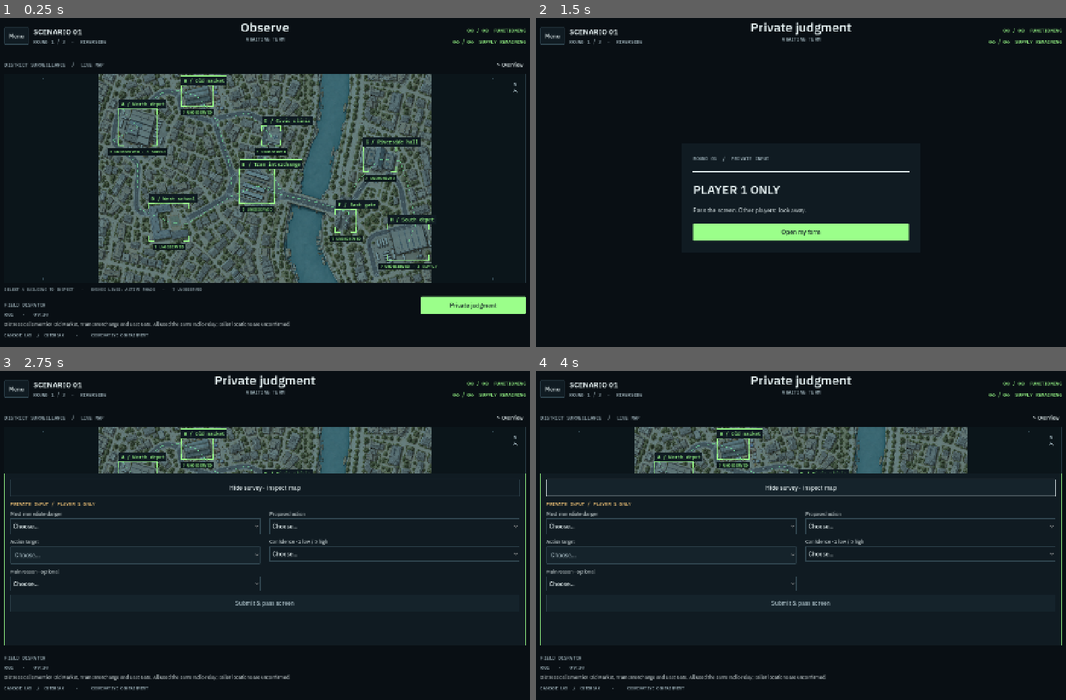
Above: before the commit, frames 1-4 (two rows, left to right).
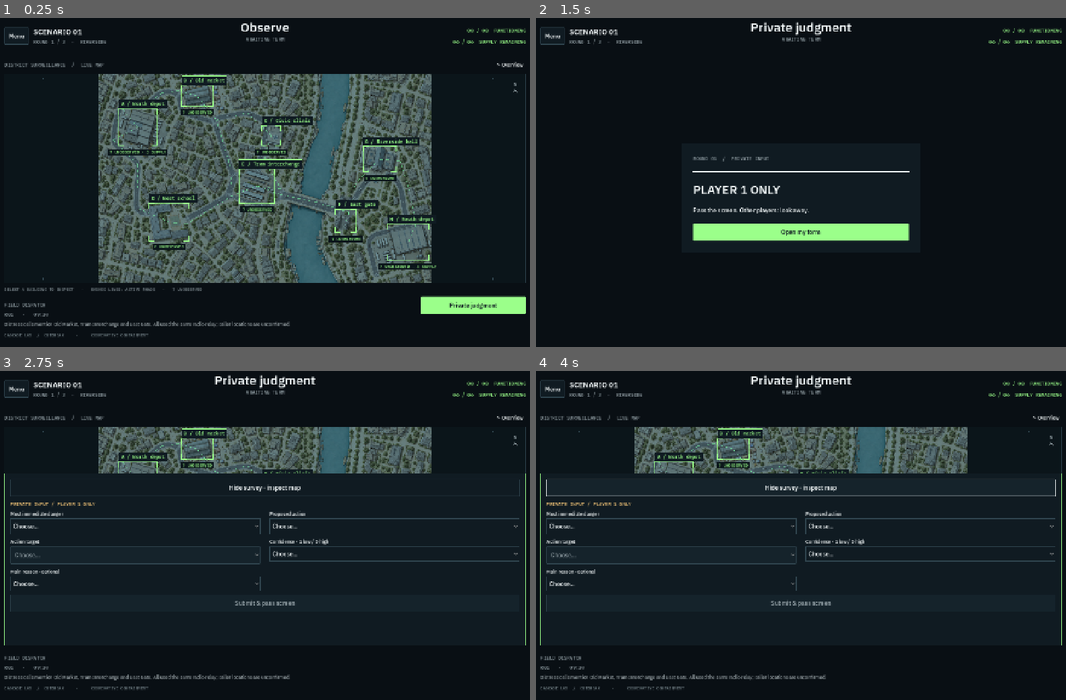
Above: after the commit, the same moments.

Repository: RenerLi16/Cascase-Lab
Game: Godot game, scene res://scenes/Main.tscn
Two runs of this game, one before a commit and one after it. Both use one fixed random seed, a clock stepped at 60 frames per second and the inputs below.
Inputs:
- Up to frame 1 (0.25 s): no input
- Up to frame 2 (1.5 s): click "↖ Overview" at 0.5 s; click "Private judgment" at 1.25 s
- Up to frame 3 (2.75 s): click "Open my form" at 2 s
- Up to frame 4 (4 s): click "Hide survey · inspect map" at 2.75 s; click "Expand survey · continue your…" at 3.5 s

The runs differ from the first frame. In frame 1, 1.1% of the frame differs, in the area x 0-98%, y 4-97%; in frame 2, 0.2%; in frame 3, 0.6%; in frame 4, 0.6%.

Commit message:
ui change: sharpen text

Diff:
--- a/scripts/ui/main.gd
+++ b/scripts/ui/main.gd
@@ -124,7 +124,7 @@
 	footer.custom_minimum_size.x = 280
 	mission.add_child(footer)
 	_build_phase_button()
-	var footnote := UIkit.label("CASCADE LAB  /  OUTBREAK     ·     COOPERATIVE CONTAINMENT",11,UIkit.MUTED)
+	var footnote := UIkit.label("CASCADE LAB  /  OUTBREAK     ·     COOPERATIVE CONTAINMENT",11,UIkit.FAINT)
 	page.add_child(footnote)
 	if session.phase == GameManager.Phase.PRIVATE_FORM: _build_survey_drawer()
 	if selected_edge != "": _build_road_bubble()
@@ -350,7 +350,7 @@
 	column.add_child(UIkit.label("FIELD DISPATCH",UIkit.CAPTION,UIkit.MUTED))
 	var latest: Dictionary = session.public_intel.back()
 	column.add_child(UIkit.label("R%02d   ·   %s" % [latest.round,latest.time],UIkit.CAPTION,UIkit.MUTED))
-	column.add_child(UIkit.paragraph(latest.text,UIkit.CAPTION if compact else UIkit.BODY,UIkit.TEXT))
+	column.add_child(UIkit.paragraph(latest.text,UIkit.CAPTION if compact else UIkit.BODY,UIkit.NORMAL))
 	if session.public_intel.size() > 1:
 		var archive := VBoxContainer.new()
 		archive.visible = false
@@ -454,7 +454,7 @@
 	for line: String in str(session.support_message.text).split("\n"):
 		var separator := line.find(":")
 		support_card.add_child(UIkit.label(line.substr(0,separator+1),UIkit.BODY))
-		support_card.add_child(UIkit.paragraph(line.substr(separator+1).strip_edges(),UIkit.BODY,UIkit.TEXT))
+		support_card.add_child(UIkit.paragraph(line.substr(separator+1).strip_edges(),UIkit.BODY,UIkit.NORMAL))
 	_mark_support_visible.call_deferred(session.run_token,session.state.round)
 
 func _mark_support_visible(token: int, round_number: int) -> void:
--- a/scripts/ui/network_view.gd
+++ b/scripts/ui/network_view.gd
@@ -188,10 +188,10 @@
 	var title := id+" / "+shelter.display_name
 	var font := UIkit.MONO
 	var label_width := font.get_string_size(title,HORIZONTAL_ALIGNMENT_LEFT,-1,13).x+12
-	var at := rect.position-Vector2(0,24)
+	var at := _pixel_aligned(rect.position-Vector2(0,24))
 	draw_rect(Rect2(at,Vector2(label_width,24)),UIkit.PANEL)
 	draw_line(at,at+Vector2(label_width,0),ink,1)
-	draw_string(font,at+Vector2(6,17),title,HORIZONTAL_ALIGNMENT_LEFT,-1,13,ink)
+	_draw_caption(font,at+Vector2(6,17),title,13,ink)
 	var tags: Array[String] = []
 	if shelter.is_overrun:
 		_draw_overrun_mark(rect.get_center(),minf(rect.size.x,rect.size.y)*0.35)
@@ -340,15 +340,28 @@
 	var tip := direction*minf(9.0,length*0.35)
 	draw_colored_polygon(PackedVector2Array([start,start+tip+side,end-tip+side,end,end-tip-side,start+tip-side]),UIkit.RED)
 
+# Round captions in render-target pixels, not logical map units. Camera geometry
+# stays continuous, and font size stays independent of building zoom.
+func _pixel_aligned(point: Vector2) -> Vector2:
+	var transform := get_viewport_transform() * get_global_transform()
+	return transform.affine_inverse() * (transform * point).round()
+
+func _draw_caption(font: Font, origin: Vector2, value: String, font_size: int, color: Color) -> void:
+	var at := _pixel_aligned(origin)
+	if color == UIkit.ACCENT or color == UIkit.TEAL:
+		# A tight halo is drawn behind a fully opaque core; no canvas-wide blur.
+		draw_string_outline(font,at,value,HORIZONTAL_ALIGNMENT_LEFT,-1,font_size,1,Color(color,0.12))
+	draw_string(font,at,value,HORIZONTAL_ALIGNMENT_LEFT,-1,font_size,color)
+
 func _text(at: Vector2, value: String, font_size: int, color: Color) -> void:
 	var font := UIkit.face(value,font_size,true)
 	var width := font.get_string_size(value,HORIZONTAL_ALIGNMENT_LEFT,-1,font_size).x
-	draw_string(font,at-Vector2(width/2,0),value,HORIZONTAL_ALIGNMENT_LEFT,-1,font_size,color)
+	_draw_caption(font,at-Vector2(width/2,0),value,font_size,color)
 
 func _stamp(at: Vector2, value: String, color: Color, font_size: int = UIkit.CAPTION) -> void:
 	if value in ["OVERRUN","CLOSED","SHIELD","BLOCKED"]: font_size = UIkit.BODY
 	var width := UIkit.face(value,font_size,true).get_string_size(value,HORIZONTAL_ALIGNMENT_LEFT,-1,font_size).x
-	draw_rect(Rect2(at-Vector2(width/2+4,font_size+1),Vector2(width+8,font_size+6)),UIkit.MAP)
+	draw_rect(Rect2(_pixel_aligned(at-Vector2(width/2+4,font_size+1)),Vector2(ceilf(width)+8,font_size+6)),UIkit.MAP)
 	_text(at,value,font_size,color)
 
 func _brackets(at: Vector2, extent: float, color: Color, weight: float) -> void:
--- a/scripts/ui/ui_kit.gd
+++ b/scripts/ui/ui_kit.gd
@@ -11,8 +11,11 @@
 const INNER := Color("15232b")
 const MAP := Color("0b151a")
 const LINE := Color("30454f")
-const TEXT := Color("e4eff0")
-const MUTED := Color("a2b6be")
+# Opaque glyph cores: hierarchy comes from luminance, never parent opacity.
+const TEXT := Color("f2f7f8")
+const NORMAL := Color("c8d3d7")
+const MUTED := Color("919ea4")
+const FAINT := Color("6e7c82")
 const ACCENT := Color("9bff8a")
 const TEAL := Color("79efa2")
 const RED := Color("ff6b70")
@@ -62,8 +65,9 @@
 	result.default_font_size = BODY
 	result.set_font("bold_font","RichTextLabel",SANS_BOLD)
 	for kind in ["Button","OptionButton","CheckButton","CheckBox","PopupMenu"]: result.set_font("font",kind,SANS_MEDIUM)
+	result.set_font("font","Button",SANS_BOLD)
 	result.set_color("font_color","Label",TEXT)
-	result.set_color("default_color","RichTextLabel",TEXT)
+	result.set_color("default_color","RichTextLabel",NORMAL)
 	result.set_constant("line_spacing","Label",4)
 	result.set_constant("line_separation","RichTextLabel",6)
 	result.set_constant("separation","VBoxContainer",MD)
@@ -99,7 +103,7 @@
 static func label(text: String, size: int = BODY, color: Color = TEXT) -> Label:
 	var node := Label.new()
 	node.text = text
-	node.add_theme_font_override("font",face(text,size))
+	node.add_theme_font_override("font",face(text,size,color == TEXT))
 	node.add_theme_font_size_override("font_size",size)
 	node.add_theme_color_override("font_color",color)
 	return node
@@ -134,6 +138,7 @@
 
 static func quiet(text: String, callback: Callable) -> Button:
 	var node := button(text,callback)
+	node.add_theme_font_override("font",MONO if text == "×" else SANS_MEDIUM)
 	node.add_theme_font_size_override("font_size",CAPTION)
 	node.add_theme_stylebox_override("normal",box(Color.TRANSPARENT,Color.TRANSPARENT,0,SM))
 	node.custom_minimum_size.y = 36
Binary file added: docs/screenshots/type-after.png
Binary file added: docs/screenshots/type-before.png
Not shown, changed: docs/DARK_UI_REDESIGN.md
Not shown, added: docs/TYPOGRAPHY_REFINEMENT.md
